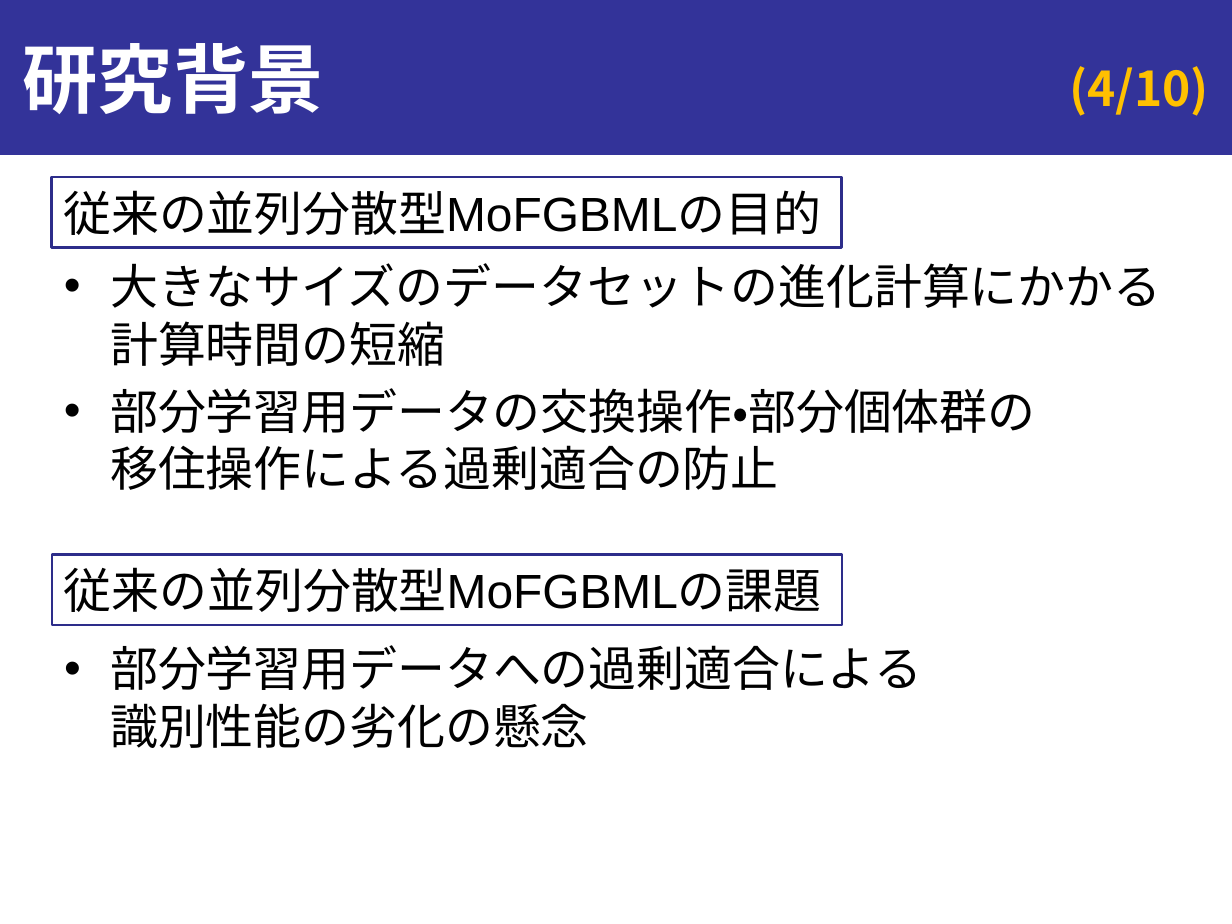
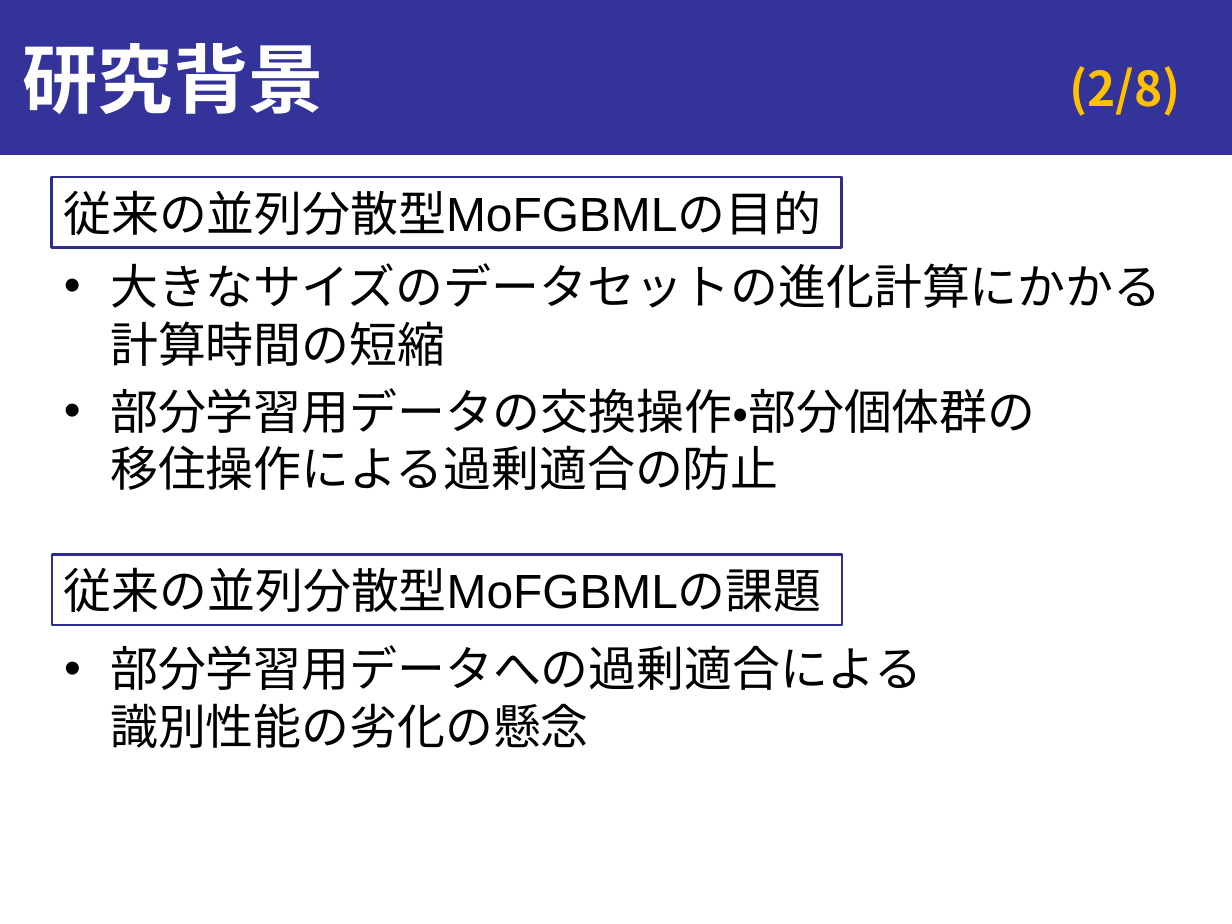
Before and after one commit to onikUone/Junior_slides, a slide deck: slide 2 of 進捗報告_第2回_20190115.pptx (slide 4 before the commit). Drawn at 1232x924 pixels with LibreOffice and Linux fonts; fonts in the diff are those of the drawing. Boxes give left, top, right and bottom in pixels: in the first picture for what was removed or moved away, otherwise in the second. Text is boxed around its words. In the diff, an @@ line names an element or a change of style, - is before the commit and + after.

```diff
--- a/進捗報告_第2回_20190115.pptx
+++ b/進捗報告_第2回_20190115.pptx
@@ page number removed at (x1=1070, y1=66, x2=1209, y2=116) @@
-(4/10)
@@ page number added at (x1=1070, y1=66, x2=1181, y2=116), 28 pt, text #FFC000, bold @@
+(2/8)
```
Also in this commit, not shown: 5 other slides changed, 2 slides removed.
